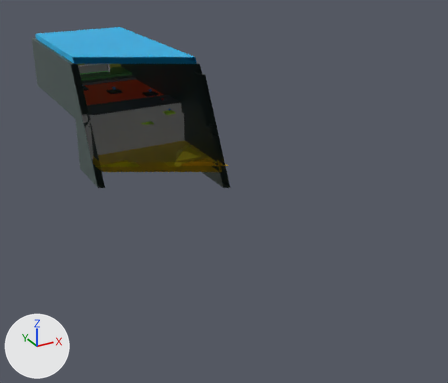
One commit to the glTF model level4/level4.gltf: the scene before it, then after it.
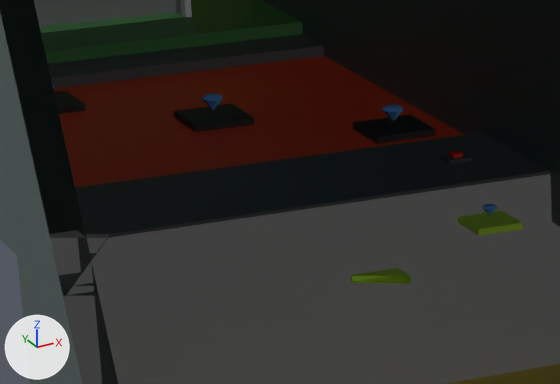
Old and new are each drawn whole from a camera (50 mm lens) standing at (-500.0, -633.0, 560.0) and looking at (102.0, 461.0, 14.0) and again close up on the part from 16% to 41% of the width and 18% to 38% of the height. The axes (+X, +Y, +Z) are drawn at lower left. The lights are the same throughout. The older version's two pictures come first. Everything nearer to the camera than a plane just in front of the edit is cut away. Where no turn or scale is listed for an object, it has been applied to the vertices.
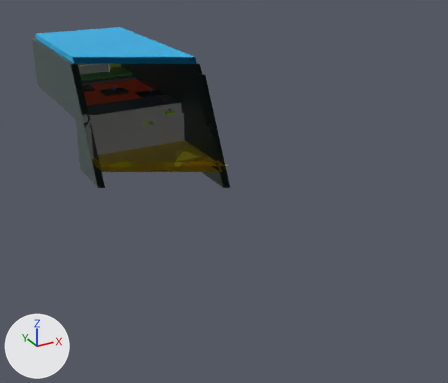
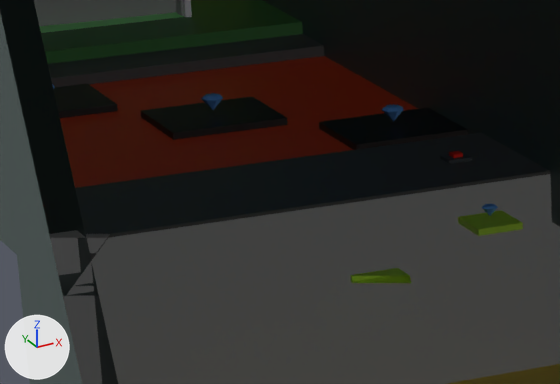
The change, as a diff of the scene's bpy script:
```diff
--- a/level4/level4.gltf.py
+++ b/level4/level4.gltf.py
@@ ob_platform1 @@
 ob_platform1.rotation_euler = (1.571, 0.0, -1.571)  # degrees (90, 0, -90)
-ob_platform1.scale = (0.64, 1.0, 0.52)
@@ ob_platform2 @@
 ob_platform2.rotation_euler = (1.571, 0.0, -1.571)  # degrees (90, 0, -90)
-ob_platform2.scale = (0.64, 1.0, 0.52)
@@ ob_platform3 @@
 ob_platform3.rotation_euler = (1.571, 0.0, -1.571)  # degrees (90, 0, -90)
-ob_platform3.scale = (0.64, 1.0, 0.52)
```

Location of each change, (x1, y1, x2, y2) in pixels of the close-ups (560 x 384 px):
'Platform2', rescaled
    before: (174, 104, 254, 132)
    after: (141, 97, 287, 140)
'Platform1', rescaled
    before: (353, 115, 435, 144)
    after: (319, 108, 468, 150)
'Platform3', rescaled
    before: (54, 90, 85, 114)
    after: (53, 84, 118, 118)
